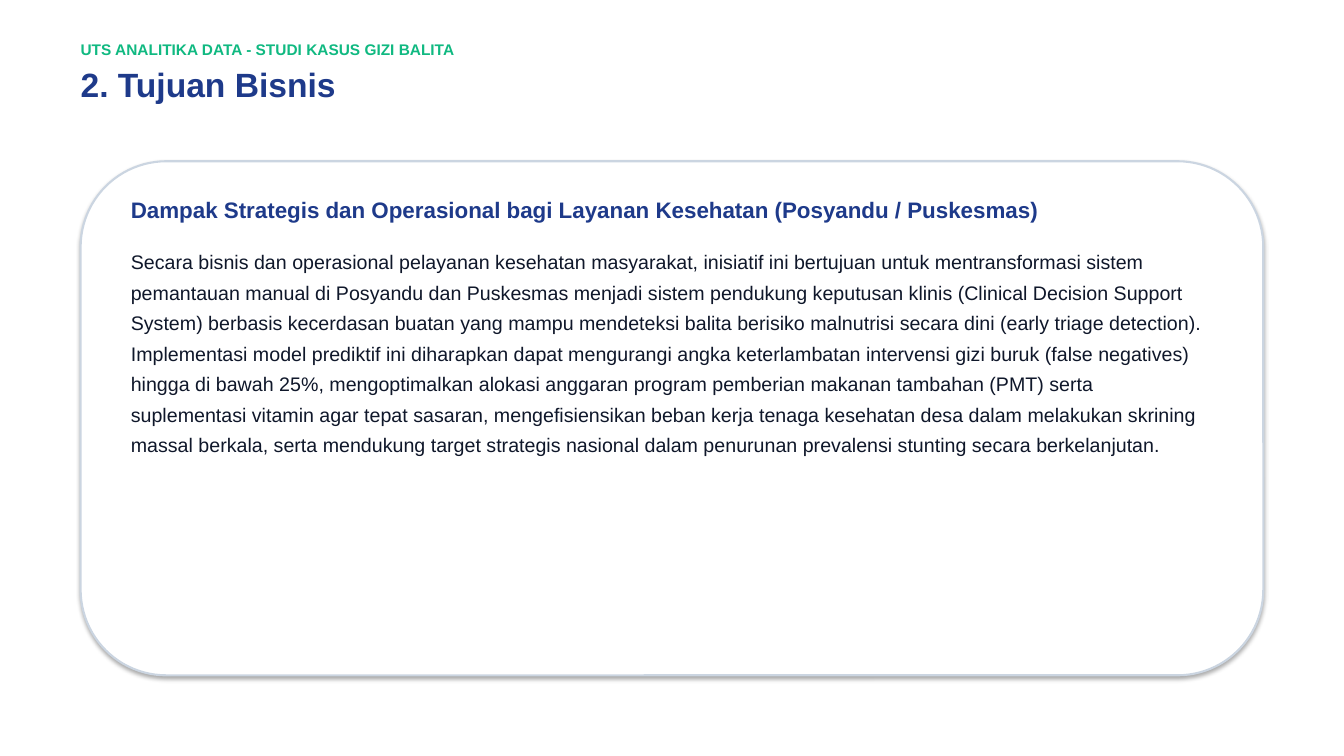
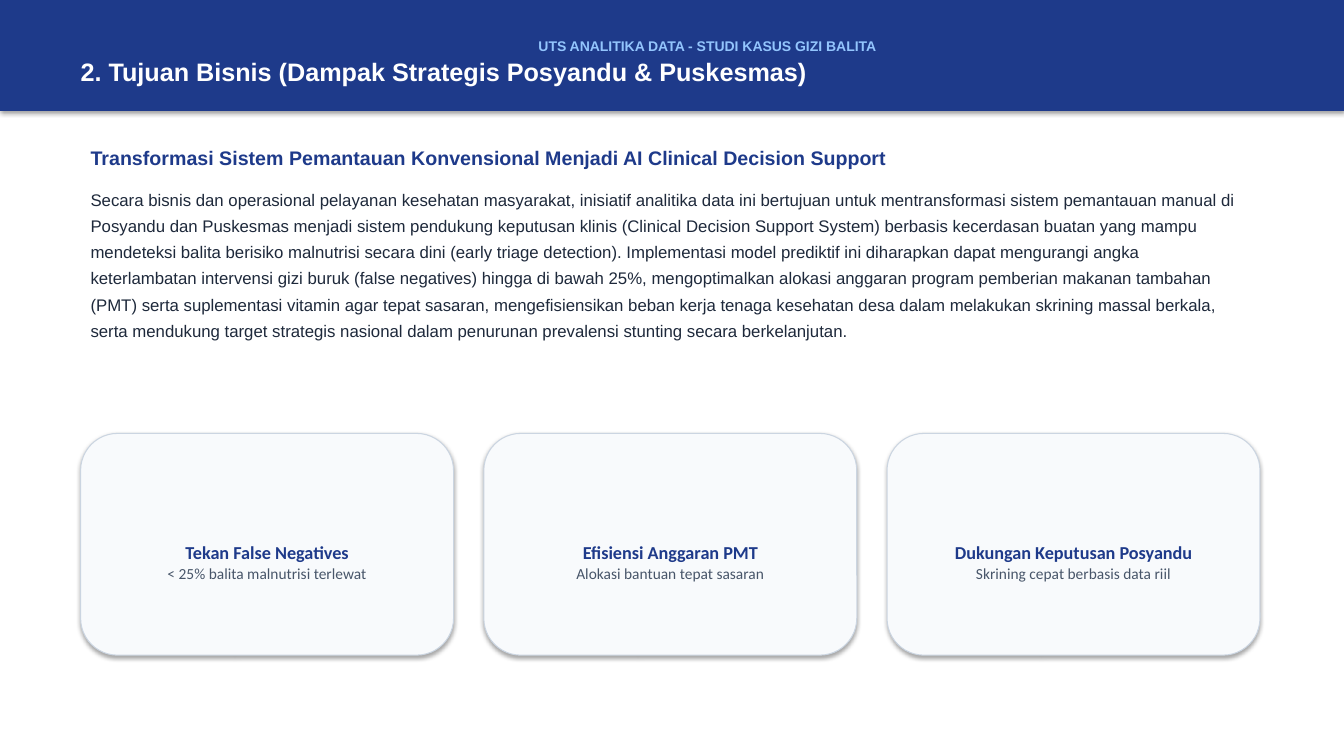
Before and after one commit to Syaahnhl/uts-analitika-data-07003, a slide deck: slide 3 of Presentasi_UTS_AnalitikaData_A12.2023.07003.pptx. Drawn at 1344x756 pixels with LibreOffice and Linux fonts; fonts in the diff are those of the drawing. Boxes give left, top, right and bottom in pixels: in the first picture for what was removed or moved away, otherwise in the second. Text is boxed around its words. In the diff, an @@ line names an element or a change of style, - is before the commit and + after.

```diff
--- a/Presentasi_UTS_AnalitikaData_A12.2023.07003.pptx
+++ b/Presentasi_UTS_AnalitikaData_A12.2023.07003.pptx
@@ rectangle "UTS ANALITIKA DATA - STUDI ...": place and size @@
-rectangle "UTS ANALITIKA DATA - STUDI ..." at bbox=[81, 44, 454, 104]
+rectangle "UTS ANALITIKA DATA - STUDI ..." at bbox=[0, 0, 1344, 111]
@@ rectangle "UTS ANALITIKA DATA - STUDI ..." at bbox=[0, 0, 1344, 111]: vertical alignment top to middle; fill none to #1E3A8A; shadow on @@
@@ text in rectangle at bbox=[538, 41, 876, 51]: size 11 to 10 pt, text colour #10B981 to #93C5FD in "UTS ANALITIKA DATA - STUDI KASUS GIZI ..."; alignment left to centre; more space between paragraphs @@
@@ text in rectangle at bbox=[81, 62, 806, 87]: text changed; size 24 to 18 pt; text colour #1E3A8A to #FFFFFF @@
-2. Tujuan Bisnis
+2. Tujuan Bisnis (Dampak Strategis Posyandu & Puskesmas)
@@ rounded rectangle removed at bbox=[81, 161, 1263, 676] @@
@@ text at bbox=[91, 150, 1234, 341]: text changed; size 14 to 12 pt; text colour #0F172A to #1E293B @@
-Dampak Strategis dan Operasional bagi Layanan Kesehatan (Posyandu / Puskesmas)
-Secara bisnis dan operasional pelayanan kesehatan masyarakat, inisiatif ini bertujuan untuk mentransformasi sistem pemantauan manual di Posyandu dan Puskesmas menjadi sistem pendukung keputusan klinis (Clinical Decision Support System) berbasis kecerdasan buatan yang mampu mendeteksi balita berisiko malnutrisi secara dini (early triage detection). Implementasi model prediktif ini diharapkan dapat mengurangi angka keterlambatan intervensi gizi buruk (false negatives) hingga di bawah 25%, mengoptimalkan alokasi anggaran program pemberian makanan tambahan (PMT) serta suplementasi vitamin agar tepat sasaran, mengefisiensikan beban kerja tenaga kesehatan desa dalam melakukan skrining massal berkala, serta mendukung target strategis nasional dalam penurunan prevalensi stunting secara berkelanjutan.
+Transformasi Sistem Pemantauan Konvensional Menjadi AI Clinical Decision Support
+Secara bisnis dan operasional pelayanan kesehatan masyarakat, inisiatif analitika data ini bertujuan untuk mentransformasi sistem pemantauan manual di Posyandu dan Puskesmas menjadi sistem pendukung keputusan klinis (Clinical Decision Support System) berbasis kecerdasan buatan yang mampu mendeteksi balita berisiko malnutrisi secara dini (early triage detection). Implementasi model prediktif ini diharapkan dapat mengurangi angka keterlambatan intervensi gizi buruk (false negatives) hingga di bawah 25%, mengoptimalkan alokasi anggaran program pemberian makanan tambahan (PMT) serta suplementasi vitamin agar tepat sasaran, mengefisiensikan beban kerja tenaga kesehatan desa dalam melakukan skrining massal berkala, serta mendukung target strategis nasional dalam penurunan prevalensi stunting secara berkelanjutan.
@@ rounded rectangle added at bbox=[81, 434, 454, 655], fill #F8FAFC, outline #CBD5E1 0.75 pt, 11 pt, text #475569 @@
+Tekan False Negatives
+< 25% balita malnutrisi terlewat
@@ rounded rectangle added at bbox=[484, 434, 857, 655], fill #F8FAFC, outline #CBD5E1 0.75 pt, 11 pt, text #475569 @@
+Efisiensi Anggaran PMT
+Alokasi bantuan tepat sasaran
@@ rounded rectangle added at bbox=[887, 434, 1260, 655], fill #F8FAFC, outline #CBD5E1 0.75 pt, 11 pt, text #475569 @@
+Dukungan Keputusan Posyandu
+Skrining cepat berbasis data riil
```
Also in this commit, not shown: 5 other slides changed, 1 slide added, 1 slide removed, 3 other files.
